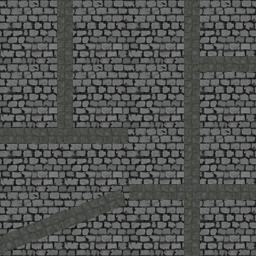
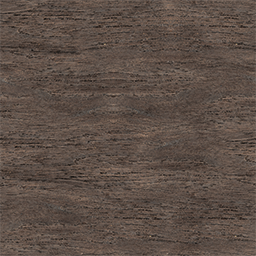
Two versions of the same layered image (256 x 256). Layer-by-layer changes:
added group "Wood" with 1 layers above "Stone_Bricks_2" over left=0, top=0, right=256, bottom=256
added layer "Wood062_1K-JPG_AmbientOcclusion" in group "Wood" over left=0, top=0, right=256, bottom=256
hid group "Roads" (1st of 2) (6 layers) over left=0, top=0, right=256, bottom=256
hid group "Roof_Tiles" (10 layers) over left=0, top=0, right=256, bottom=256
hid "RoofingTiles012C_1K-JPG_AmbientOcclusion Kopie 3" over left=127, top=0, right=256, bottom=128
hid "RoofingTiles012C_1K-JPG_Color Kopie 3" over left=127, top=0, right=256, bottom=128
hid "RoofingTiles012C_1K-JPG_AmbientOcclusion Kopie 2" over left=0, top=0, right=129, bottom=128
hid "RoofingTiles012C_1K-JPG_Color Kopie 2" over left=0, top=0, right=129, bottom=128
hid "RoofingTiles012C_1K-JPG_AmbientOcclusion Kopie" over left=127, top=127, right=256, bottom=256
hid "RoofingTiles012C_1K-JPG_Color Kopie" over left=127, top=127, right=256, bottom=256
hid "RoofingTiles012C_1K-JPG_AmbientOcclusion" over left=0, top=127, right=129, bottom=256
hid "RoofingTiles012C_1K-JPG_Color" over left=0, top=127, right=129, bottom=256
